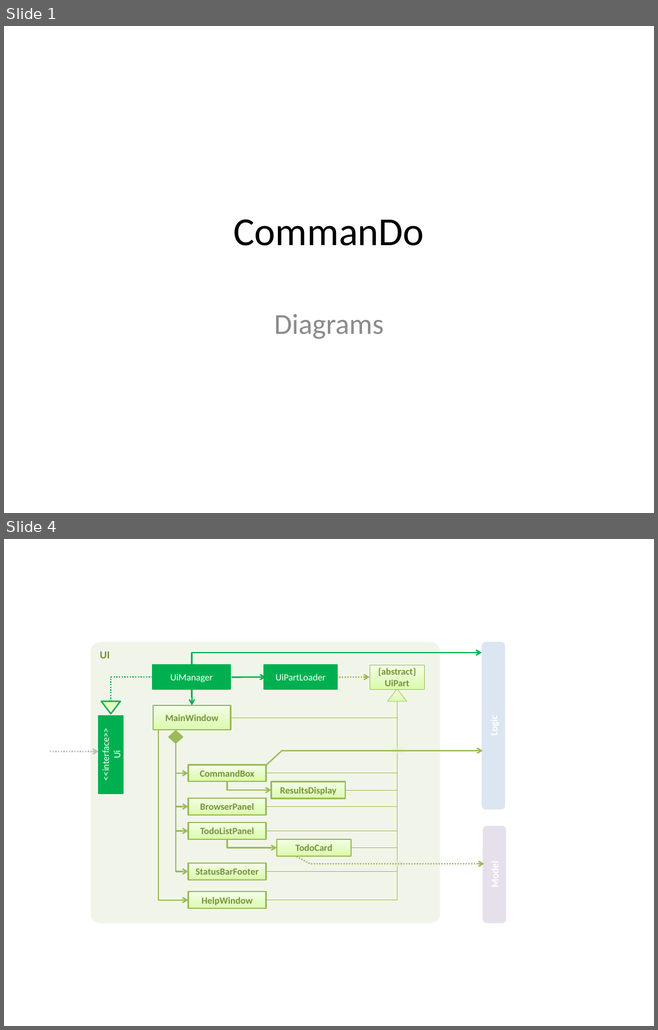
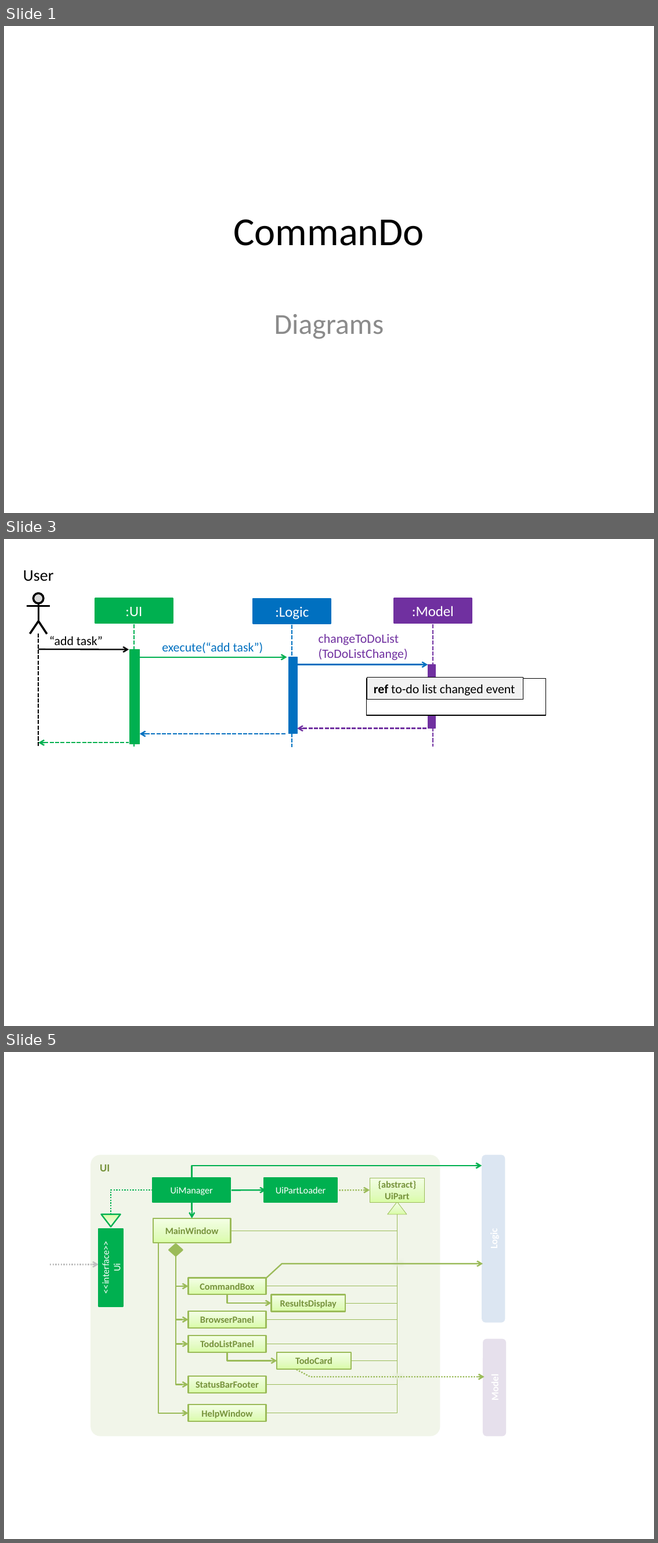
Before and after one commit to CS2103AUG2016-W13-C3/addressbook-level4, a slide deck: docs/diagrams/Diagrams.pptx. Shown one above the other, each under a label of ours: slides 1 and 4 before the commit, slides 1, 3 and 5 after it; the slides between them are not shown. The pictures are 658x1030 and 658x1543 pixels, drawn with LibreOffice and Linux fonts; fonts in the diff are those of the drawing. Boxes give left, top, right and bottom in pixels: in the first picture for what was removed or moved away, otherwise in the second. Text is boxed around its words. In the diff, an @@ line names an element or a change of style, - is before the commit and + after.

```diff
--- a/docs/diagrams/Diagrams.pptx
+++ b/docs/diagrams/Diagrams.pptx
@@ slide 3 added at [4, 539, 654, 1026], background #FFFFFF @@
@@ text added at [23, 570, 54, 581], 18 pt, text #000000 @@
+User
@@ group added at [27, 594, 50, 634]: 2 lines, 1 ellipse, 1 freeform shape @@
@@ rectangle added at [95, 599, 173, 624], fill #00B050, outline #00B050 1.5 pt, 16 pt, text #FFFFFF @@
+:UI
@@ rectangle added at [253, 599, 331, 624], fill #0070C0, outline #0070C0 1.5 pt, 16 pt, text #FFFFFF @@
+:Logic
@@ rectangle added at [394, 599, 471, 624], fill #7030A0, outline #7030A0 1.5 pt, 16 pt, text #FFFFFF @@
+:Model
@@ line added from (134, 624) to (134, 747), #00B050 1.5 pt dashed @@
@@ line added from (292, 625) to (292, 747), #0070C0 1.5 pt dashed @@
@@ line added from (433, 624) to (433, 747), #7030A0 1.5 pt dashed @@
@@ line added from (38, 633) to (38, 747), #000000 1.5 pt dashed @@
@@ text added at [49, 636, 103, 649], 14 pt, text #000000 @@
+“add task”
@@ text added at [162, 642, 263, 653], 14 pt, text #0070C0 @@
+execute(“add task”)
@@ text added at [318, 634, 408, 660], 14 pt, text #7030A0 @@
+changeToDoList
+(ToDoListChange)
@@ arrow added from (38, 649) to (129, 649), #000000 1.5 pt @@
@@ rectangle added at [129, 649, 140, 744], fill #00B050, outline #00B050 0.75 pt @@
@@ arrow added from (140, 657) to (286, 657), #00B050 1.5 pt @@
@@ rectangle added at [289, 657, 297, 734], fill #0070C0, outline #0070C0 0.75 pt @@
@@ arrow added from (297, 664) to (427, 664), #0070C0 1.5 pt @@
@@ rectangle added at [367, 678, 523, 700], fill #F2F2F2, outline #000000 0.75 pt, 14 pt, text #000000 @@
+ref to-do list changed event
@@ rectangle added at [427, 664, 436, 728], fill #7030A0, outline #7030A0 0.75 pt @@
@@ rectangle added at [366, 679, 546, 716], fill #FFFFFF, outline #000000 0.75 pt @@
@@ arrow added from (427, 729) to (297, 729), #7030A0 1.5 pt dashed @@
@@ arrow added from (129, 743) to (38, 743), #00B050 1.5 pt dashed @@
@@ arrow added from (286, 734) to (140, 734), #0070C0 1.5 pt dashed @@
@@ what was slide 4 is now slide 5 @@
```
Also in this commit, not shown: 1 slide changed, 1 other slide added, 1 slide removed, 5 other files.
